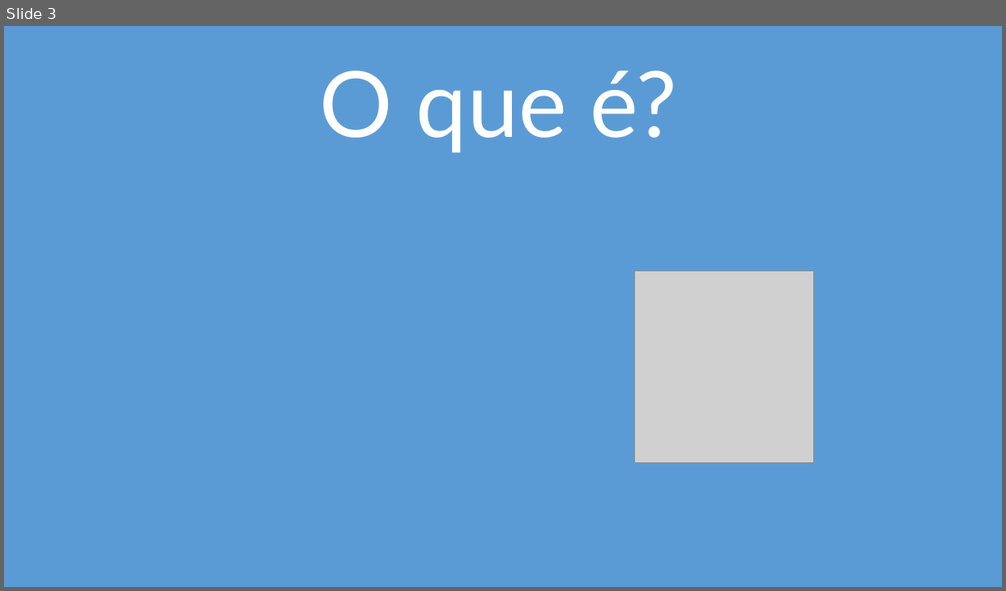
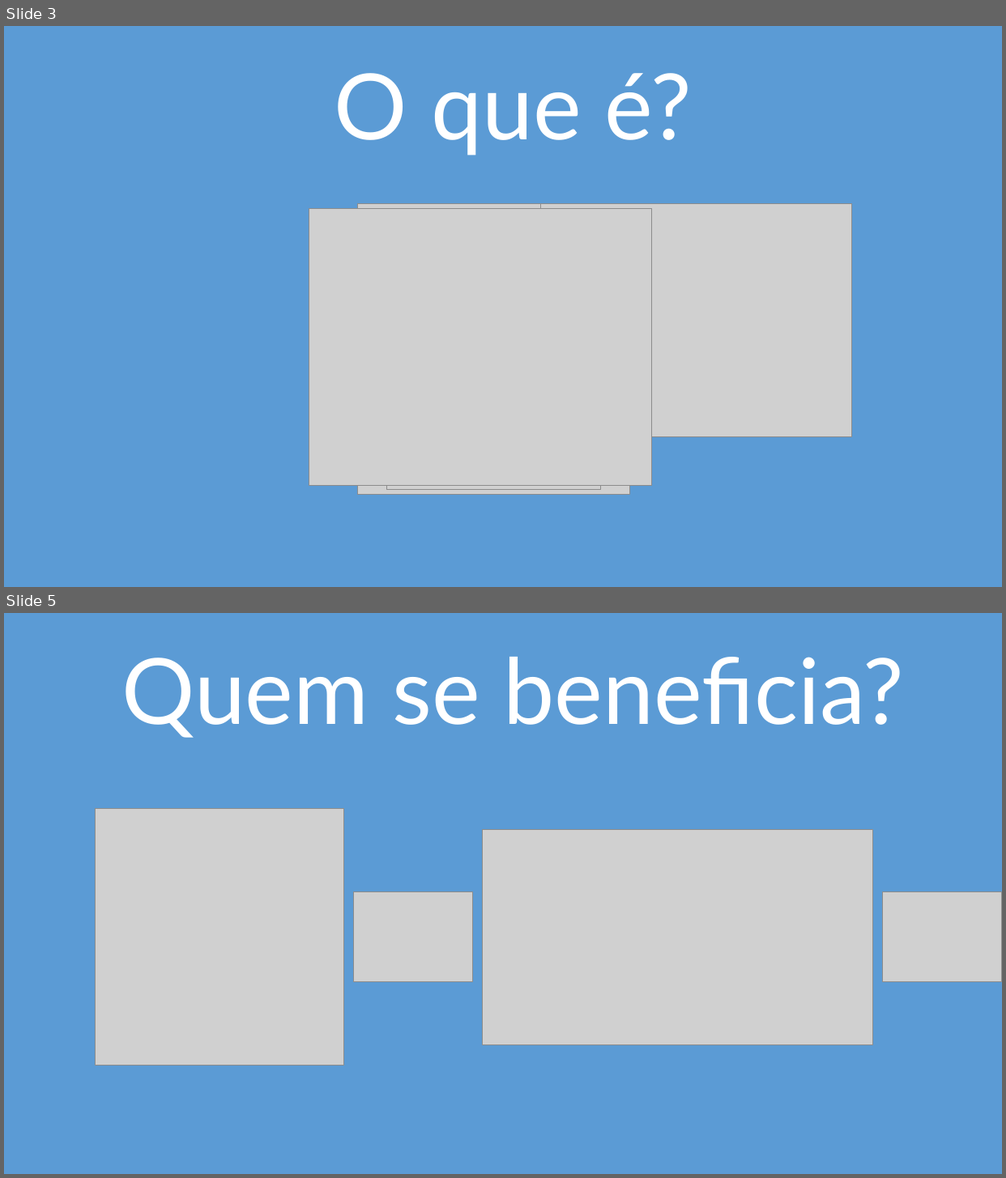
Before and after one commit to asilvaigor/HackTheWorld, a slide deck: ppt/TopBeer.pptx. Shown one above the other, each under a label of ours: slide 3 before the commit, slides 3 and 5 after it; the slides between them are not shown. The pictures are 1006x591 and 1006x1178 pixels, drawn with LibreOffice and Linux fonts; fonts in the diff are those of the drawing; grey boxes stand for pictures; background and template pictures are left out. Boxes give left, top, right and bottom in pixels: in the first picture for what was removed or moved away, otherwise in the second. Text is boxed around its words. In the diff, an @@ line names an element or a change of style, - is before the commit and + after.

Commit message:
Nossa motivacao, o que é, como funciona e quem se beneficia no ppt

```diff
--- a/ppt/TopBeer.pptx
+++ b/ppt/TopBeer.pptx
@@ slide 5 added at bbox=[4, 613, 1002, 1174], background #5B9BD5 @@
@@ title added at bbox=[122, 657, 904, 738], 88 pt, text #FFFFFF @@
+Quem se beneficia?
@@ picture added at bbox=[96, 809, 345, 1066] @@
@@ picture added at bbox=[483, 829, 873, 1045] @@
@@ picture added at bbox=[354, 892, 473, 982] @@
@@ picture added at bbox=[883, 892, 1002, 982] @@
@@ slide 3 changed as well @@
@@ title "O que é?": place and size @@
-title "O que é?" at bbox=[320, 71, 677, 153]
+title "O que é?" at bbox=[334, 73, 692, 156]
@@ picture added at bbox=[309, 209, 651, 485] @@
@@ picture: place and size @@
-picture at bbox=[634, 271, 814, 463]
+picture at bbox=[358, 204, 631, 495]
@@ picture added at bbox=[386, 218, 601, 490] @@
@@ picture added at bbox=[541, 204, 852, 437] @@
```
Also in this commit, not shown: 4 other slides added, 2 slides removed.
